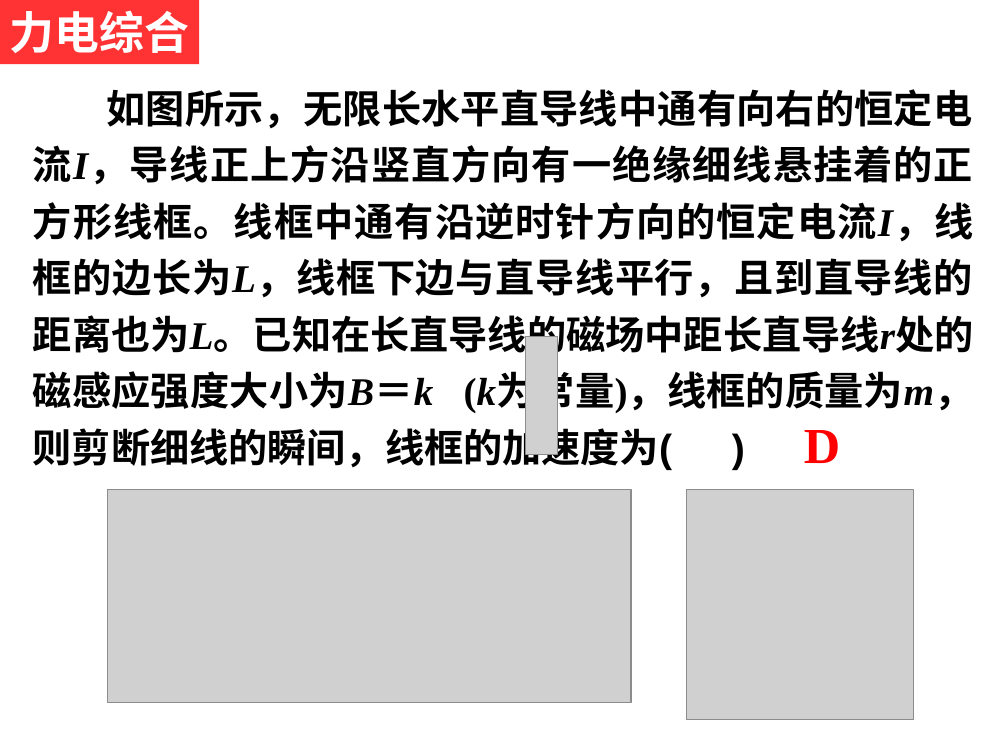
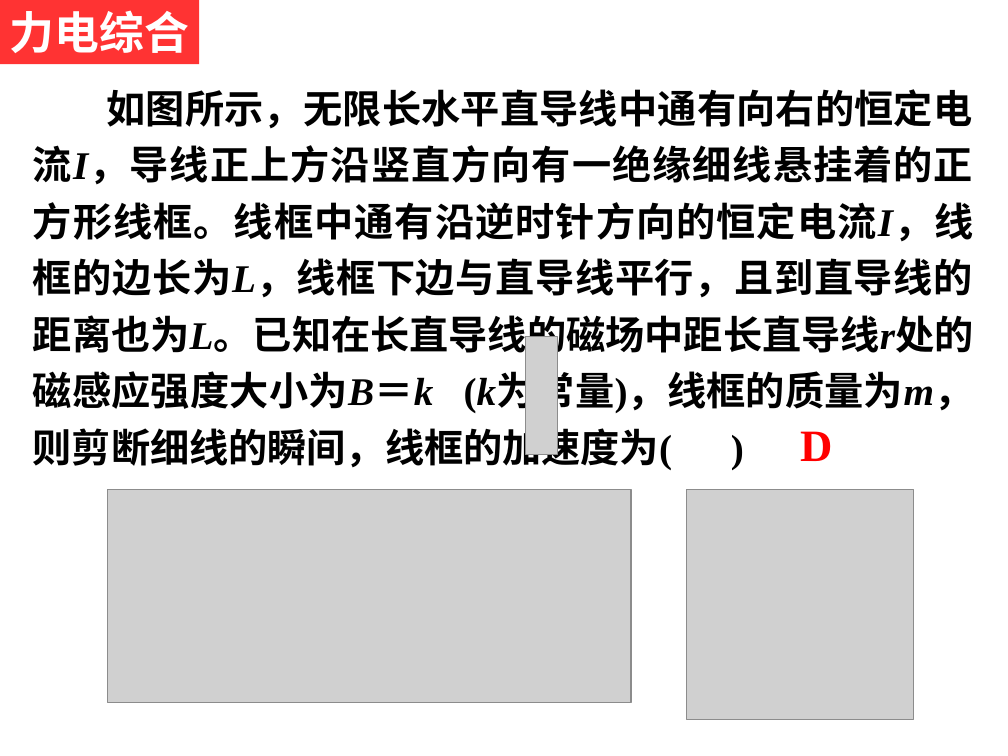
Before and after one commit to saddestboy/wuli2, a slide deck: slide 21 of 3.4 通电导线在磁场中受到的力/3.4b 通电导线在磁场中受到的力(习题课).ppt (slide 22 before the commit). Drawn at 1008x756 pixels with LibreOffice and Linux fonts; fonts in the diff are those of the drawing; grey boxes stand for pictures. Boxes give left, top, right and bottom in pixels: in the first picture for what was removed or moved away, otherwise in the second. Text is boxed around its words. In the diff, an @@ line names an element or a change of style, - is before the commit and + after.

Commit message:
20/11/30

```diff
--- a/3.4 通电导线在磁场中受到的力/3.4b 通电导线在磁场中受到的力(习题课).ppt
+++ b/3.4 通电导线在磁场中受到的力/3.4b 通电导线在磁场中受到的力(习题课).ppt
@@ text "如图所示，无限长水平直导线中通有向右的恒定电流I，导线正上方沿竖直方向有一绝缘细线悬挂着的正方形线框。线框中通有沿逆时针 ..." at box(33, 89, 974, 470): font Arial to Times New Roman in "(k为常量)，线框的质量为m，则剪断细线的瞬间，线框的加速度为( )" @@
@@ text "D" at box(800, 431, 832, 461): size 36 to 32 pt; less space between paragraphs @@
```
Also in this commit, not shown: 20 other slides changed, 1 slide removed.
